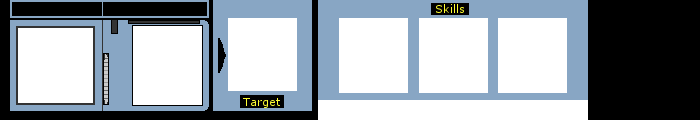
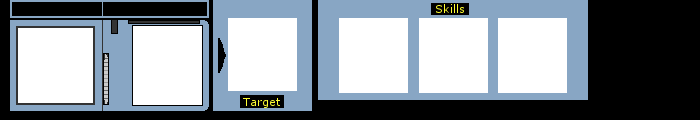
Two versions of the same layered image (700 × 120). Layer-by-layer changes:
painted on "main bg" over [318, 100, 588, 120]
